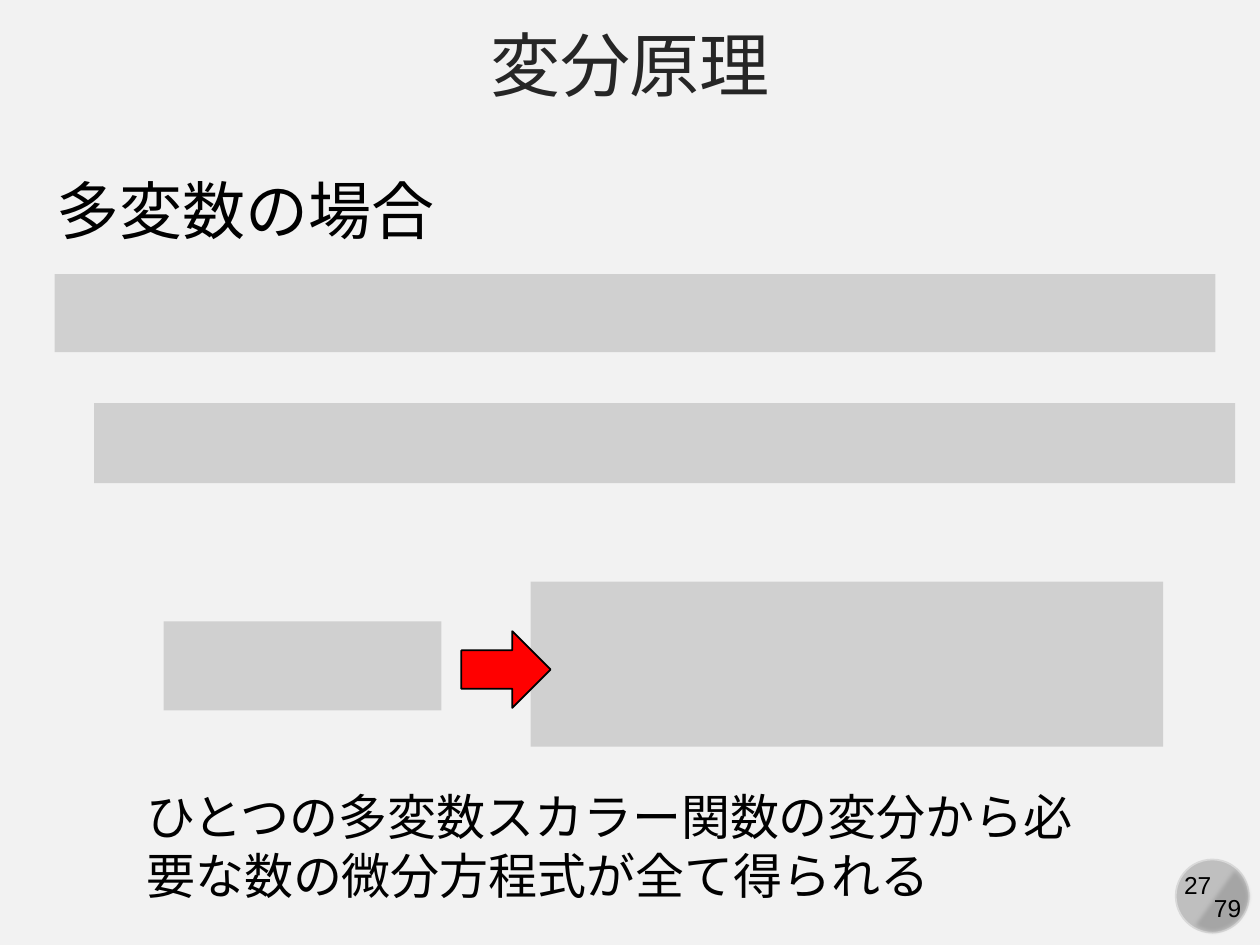
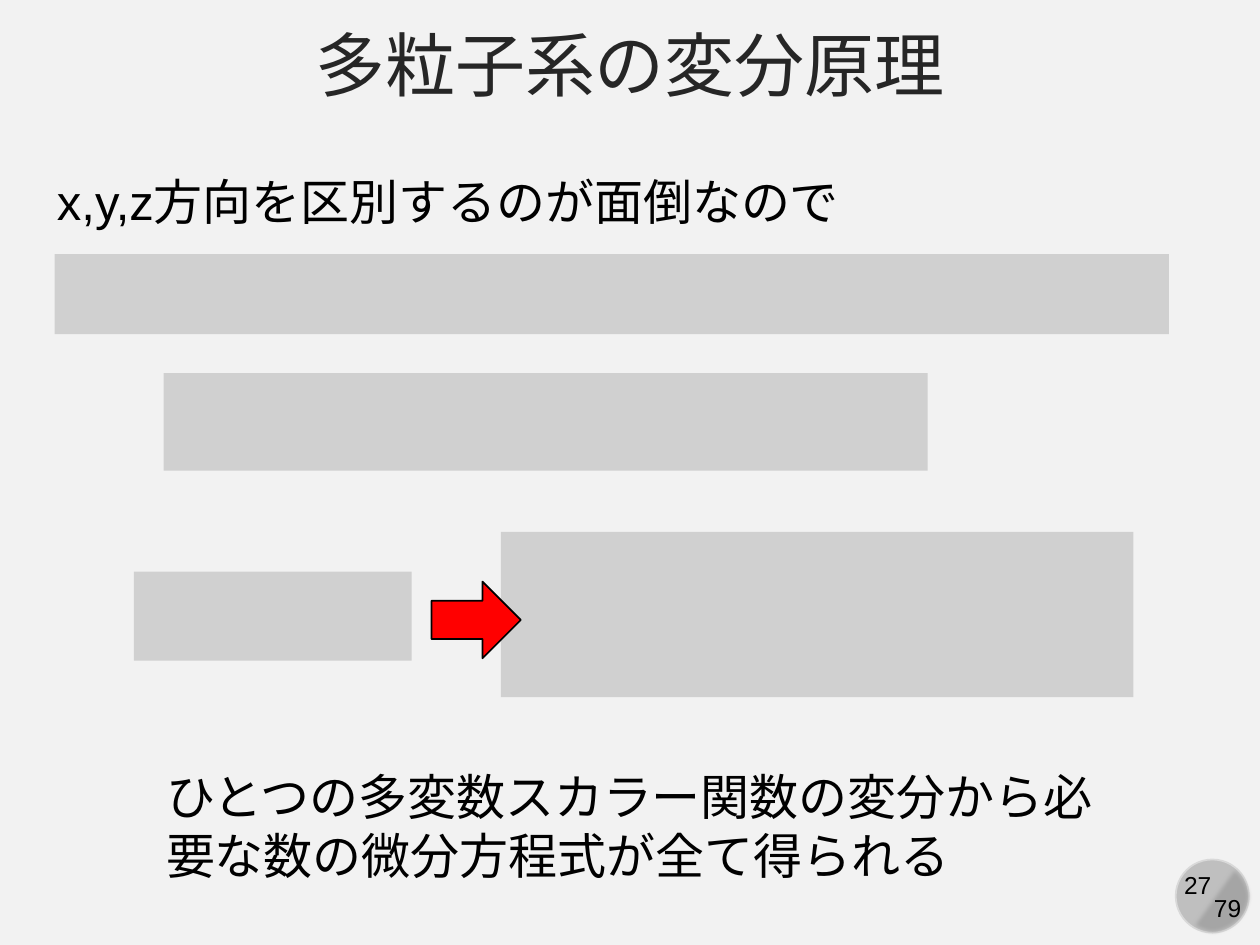
Before and after one commit to kaityo256/simulation_engineering, a slide deck: slide 27 of 05_md_basic/simulation05.pptx. Drawn at 1260x945 pixels with LibreOffice and Linux fonts; fonts in the diff are those of the drawing; grey boxes stand for pictures. Boxes give left, top, right and bottom in pixels: in the first picture for what was removed or moved away, otherwise in the second. Text is boxed around its words. In the diff, an @@ line names an element or a change of style, - is before the commit and + after.

```diff
--- a/05_md_basic/simulation05.pptx
+++ b/05_md_basic/simulation05.pptx
@@ text at box(315, 32, 944, 97): text changed @@
-変分原理
+多粒子系の変分原理
@@ text at box(57, 181, 839, 230): text changed; size 36 to 28 pt @@
-多変数の場合
+x,y,z方向を区別するのが面倒なので
@@ picture: place and size @@
-picture at box(54, 275, 1215, 353)
+picture at box(54, 255, 1168, 335)
@@ picture added at box(164, 373, 927, 470) @@
@@ picture removed at box(94, 403, 1236, 484) @@
@@ 2 pictures, 1 right arrow: place and size @@
-2 pictures, 1 right arrow at box(164, 582, 1163, 747)
+2 pictures, 1 right arrow at box(134, 532, 1134, 697)
@@ text "ひとつの多変数スカラー関数の変分から必要な数の微分方程式が全て得られる": place and size @@
-text "ひとつの多変数スカラー関数の変分から必要な数の微分方程式が全て得られる" at box(146, 793, 1072, 898)
+text "ひとつの多変数スカラー関数の変分から必要な数の微分方程式が全て得られる" at box(166, 773, 1092, 878)
```
Also in this commit, not shown: 2 other slides changed, 2 slides added.
